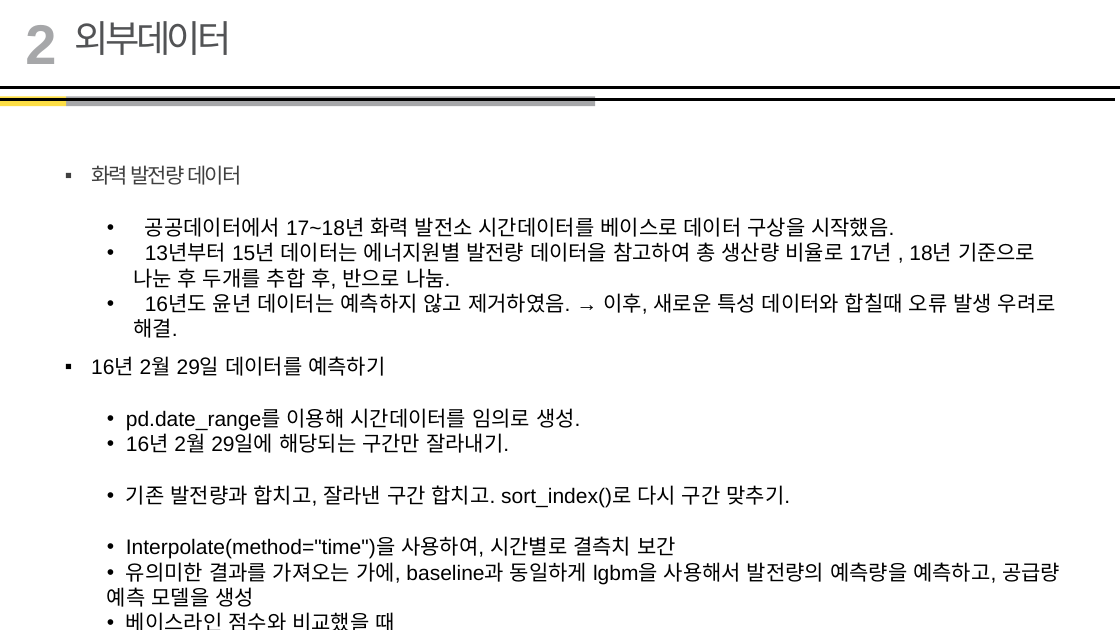
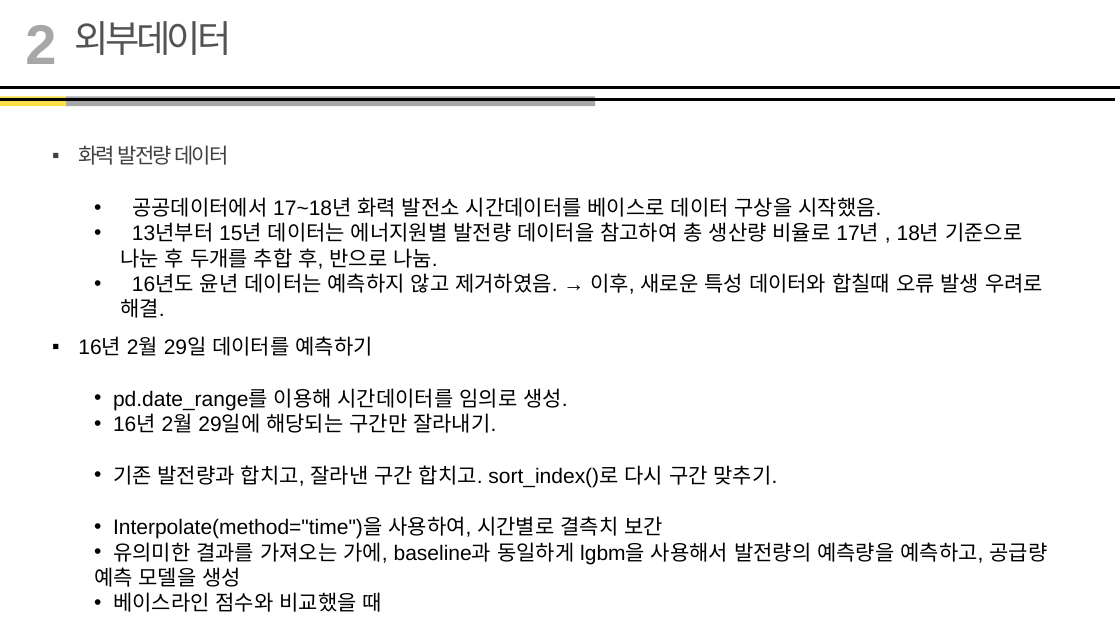
Before and after one commit to JYPark-Code/LikeLion_13th_ML_Course, a slide deck: slide 8 of 1110_2nd_team_project_submitted/2021110_돌체라떼 최종발표본.pptx. Drawn at 1120x630 pixels with LibreOffice and Linux fonts; fonts in the diff are those of the drawing. Boxes give left, top, right and bottom in pixels: in the first picture for what was removed or moved away, otherwise in the second. Text is boxed around its words. In the diff, an @@ line names an element or a change of style, - is before the commit and + after.

```diff
--- a/1110_2nd_team_project_submitted/2021110_돌체라떼 최종발표본.pptx
+++ b/1110_2nd_team_project_submitted/2021110_돌체라떼 최종발표본.pptx
@@ text "화력 발전량 데이터" rewrapped from [91,165,1060,607] to [78,145,1047,612] @@
```
Also in this commit, not shown: 3 other slides changed, 1 other file.
